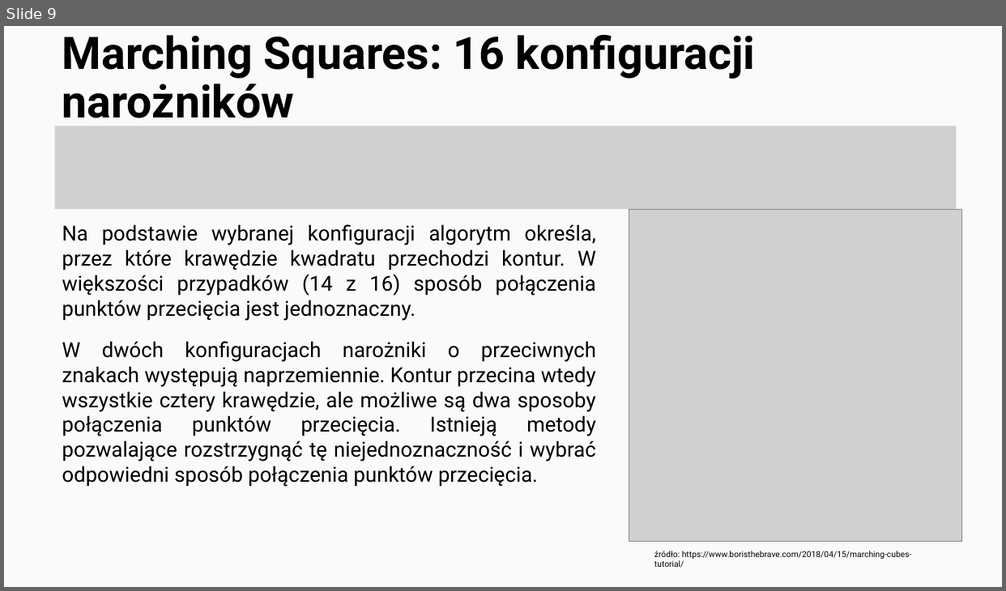
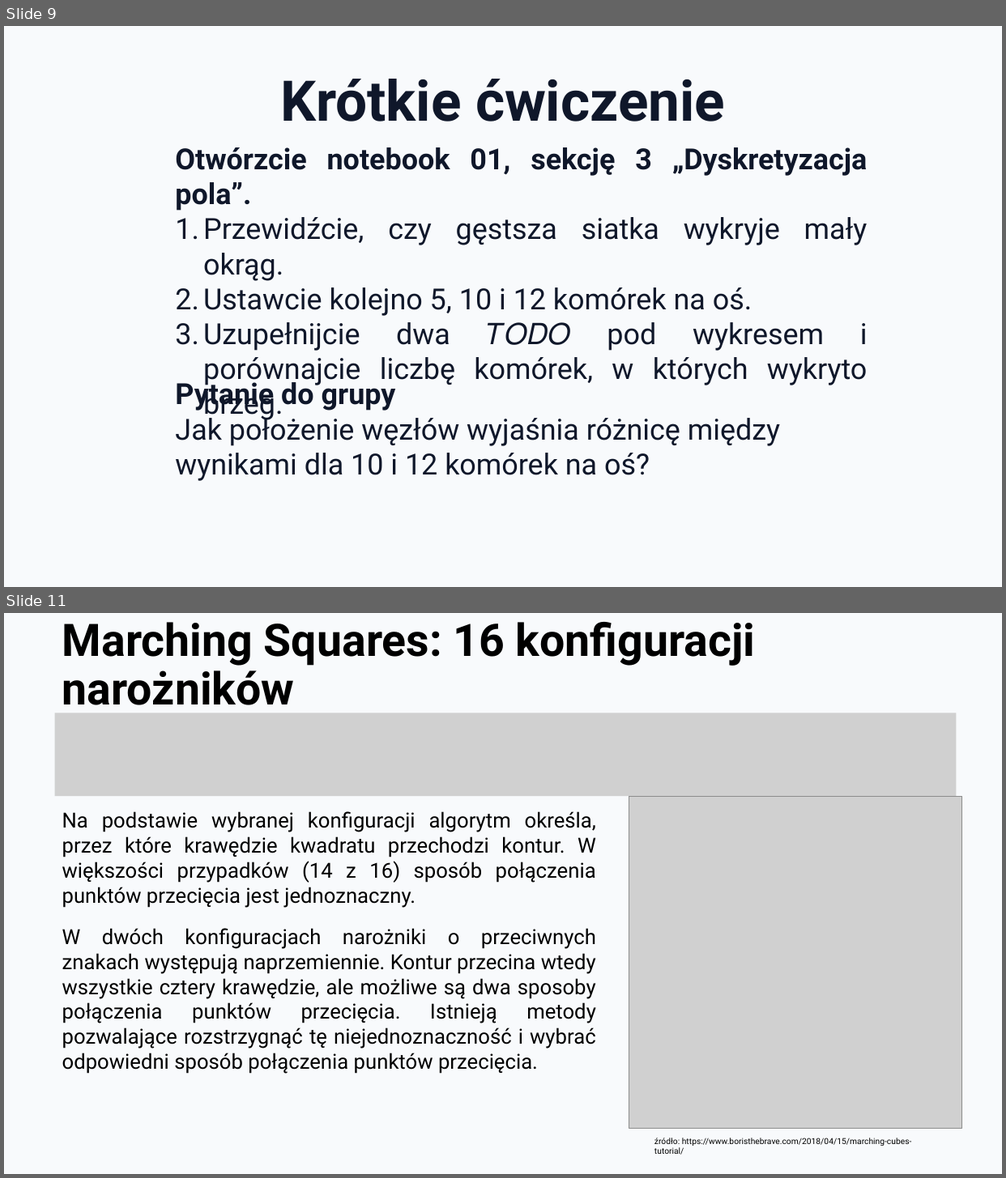
Before and after one commit to KajetanOzog/lab_6, a slide deck: prezentacja.pptx. Shown one above the other, each under a label of ours: slide 9 before the commit, slides 9 and 11 after it; the slides between them are not shown. The pictures are 1006x591 and 1006x1178 pixels, drawn with LibreOffice and Linux fonts; fonts in the diff are those of the drawing; grey boxes stand for pictures. Boxes give left, top, right and bottom in pixels: in the first picture for what was removed or moved away, otherwise in the second. Text is boxed around its words. In the diff, an @@ line names an element or a change of style, - is before the commit and + after.

```diff
--- a/prezentacja.pptx
+++ b/prezentacja.pptx
@@ slide 9 added at (4,26,1002,587), background #F8FAFC @@
@@ title added at (280,79,725,122), 54 pt, text #0F172A, bold @@
+Krótkie ćwiczenie
@@ text added at (175,148,867,421), 28 pt, text #0F172A @@
+Otwórzcie notebook 01, sekcję 3 „Dyskretyzacja pola”.
+1. Przewidźcie, czy gęstsza siatka wykryje mały okrąg.
+2. Ustawcie kolejno 5, 10 i 12 komórek na oś.
+3. Uzupełnijcie dwa 𝑇𝑂𝐷𝑂 pod wykresem i porównajcie liczbę komórek, w których wykryto brzeg.
@@ text added at (175,378,780,481), 28 pt, text #0F172A @@
+Pytanie do grupy
+Jak położenie węzłów wyjaśnia różnicę między wynikami dla 10 i 12 komórek na oś?
@@ what was slide 9 is now slide 11 @@
```
Also in this commit, not shown: 1 other slide added.
